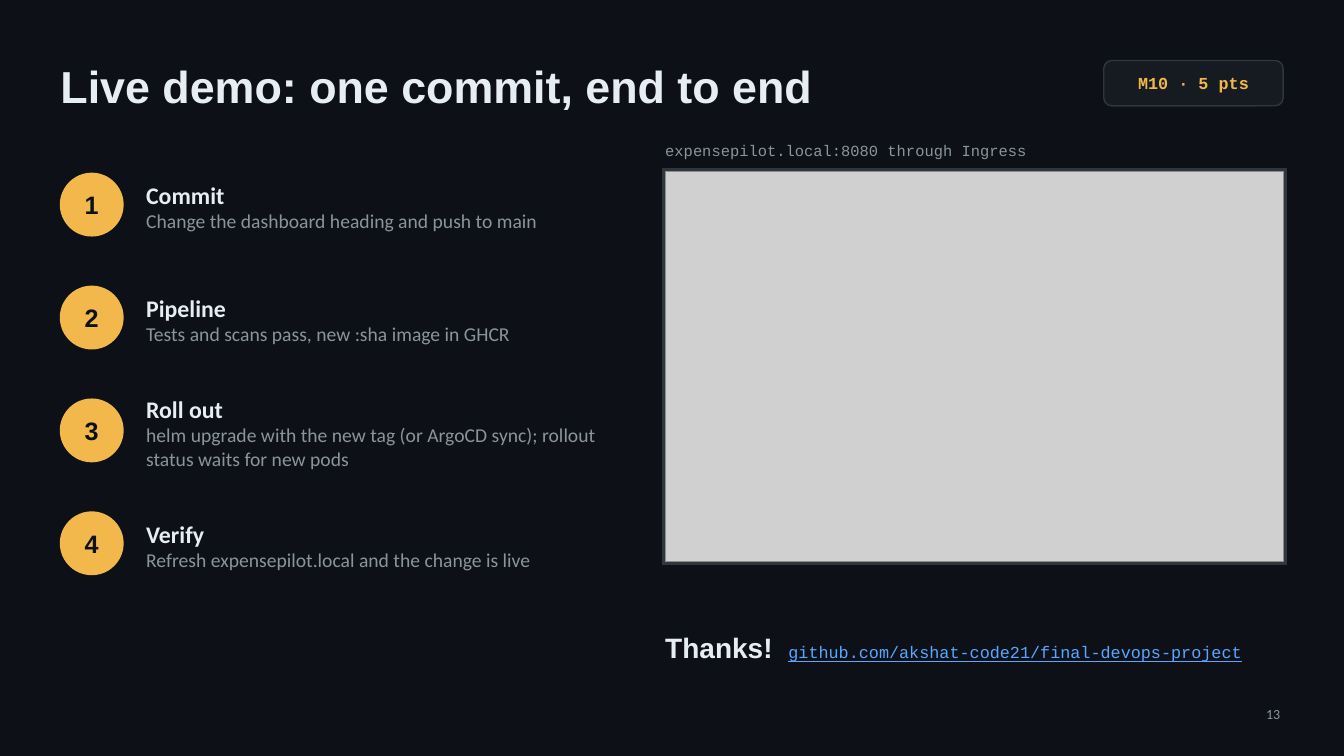
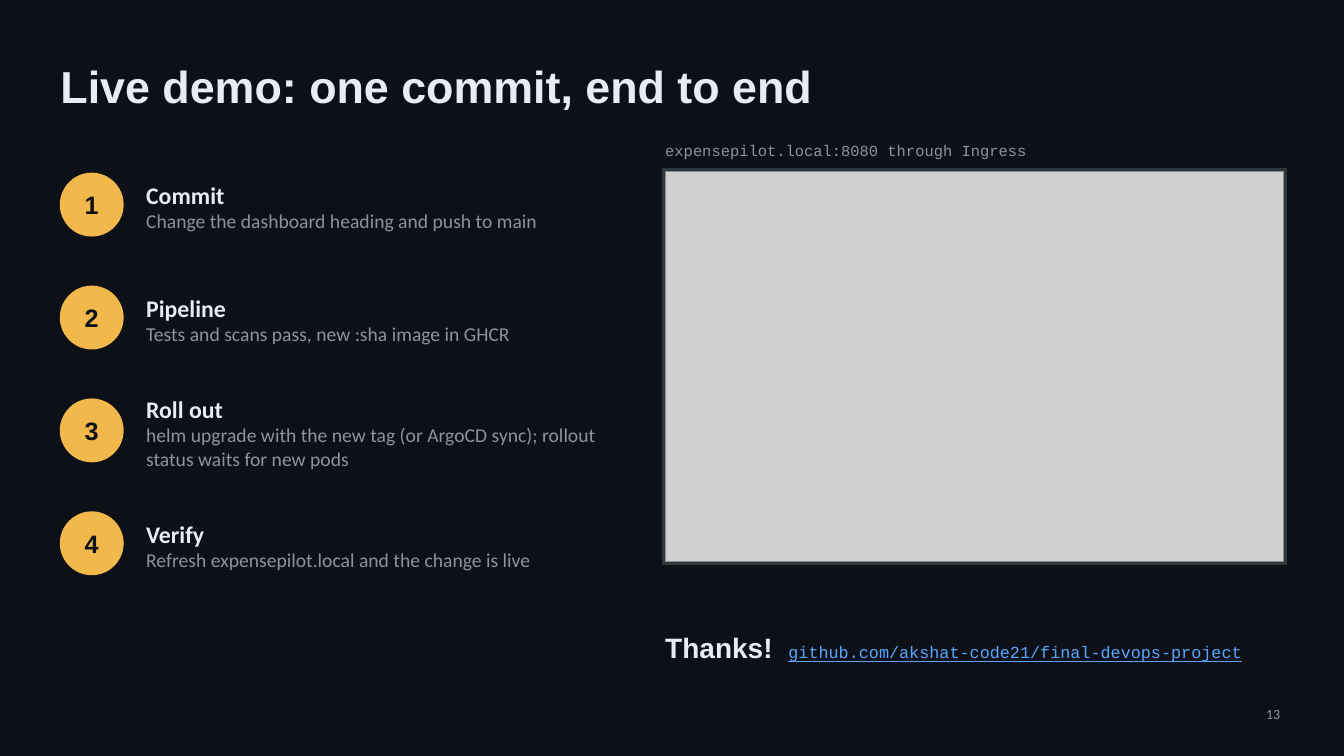
Before and after one commit to akshat-code21/final-devops-project, a slide deck: slide 13 of ExpensePilot_DevOps_Capstone.pptx. Drawn at 1344x756 pixels with LibreOffice and Linux fonts; fonts in the diff are those of the drawing; grey boxes stand for pictures. Boxes give left, top, right and bottom in pixels: in the first picture for what was removed or moved away, otherwise in the second. Text is boxed around its words. In the diff, an @@ line names an element or a change of style, - is before the commit and + after.

```diff
--- a/ExpensePilot_DevOps_Capstone.pptx
+++ b/ExpensePilot_DevOps_Capstone.pptx
@@ rounded rectangle removed at [1104, 60, 1284, 106] @@
@@ text removed at [1138, 77, 1249, 93] @@
-M10 · 5 pts
```
Also in this commit, not shown: 11 other slides changed, 2 other files.
